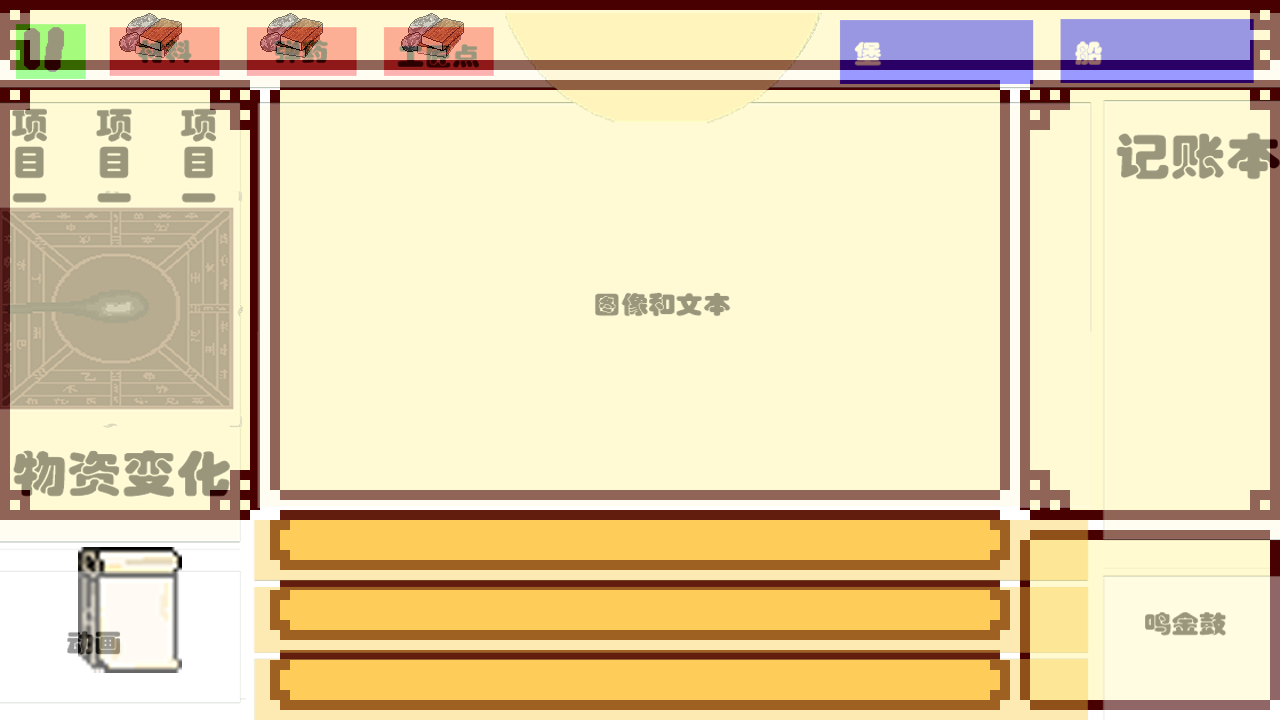
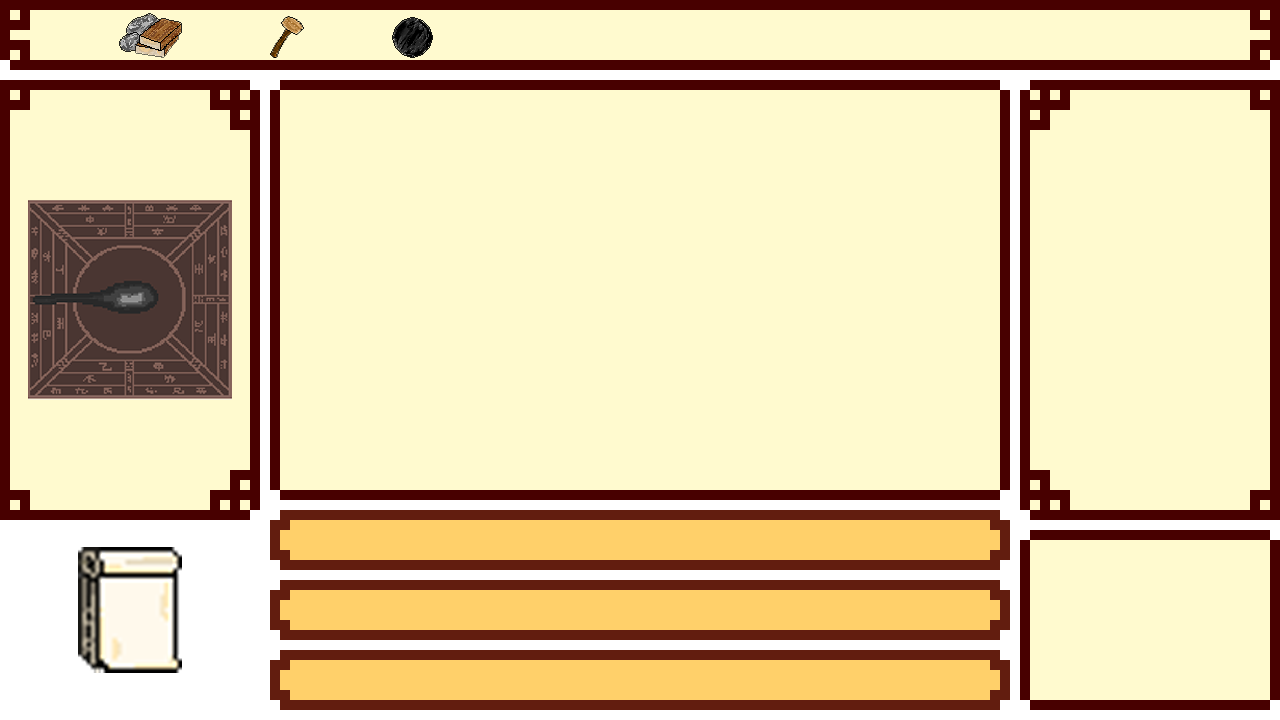
Before/after of a 1280x720 layered artwork. What changed in the layer stack:
hid "图层 4" over (0, 13, 1280, 720)
renamed "材料" to "弹药", painted on it over (392, 13, 464, 58)
renamed "材料" to "工匠点", moved it below "材料", painted on it over (260, 13, 323, 58)
added layer "司南" in group "组 1" over (28, 200, 232, 400)
